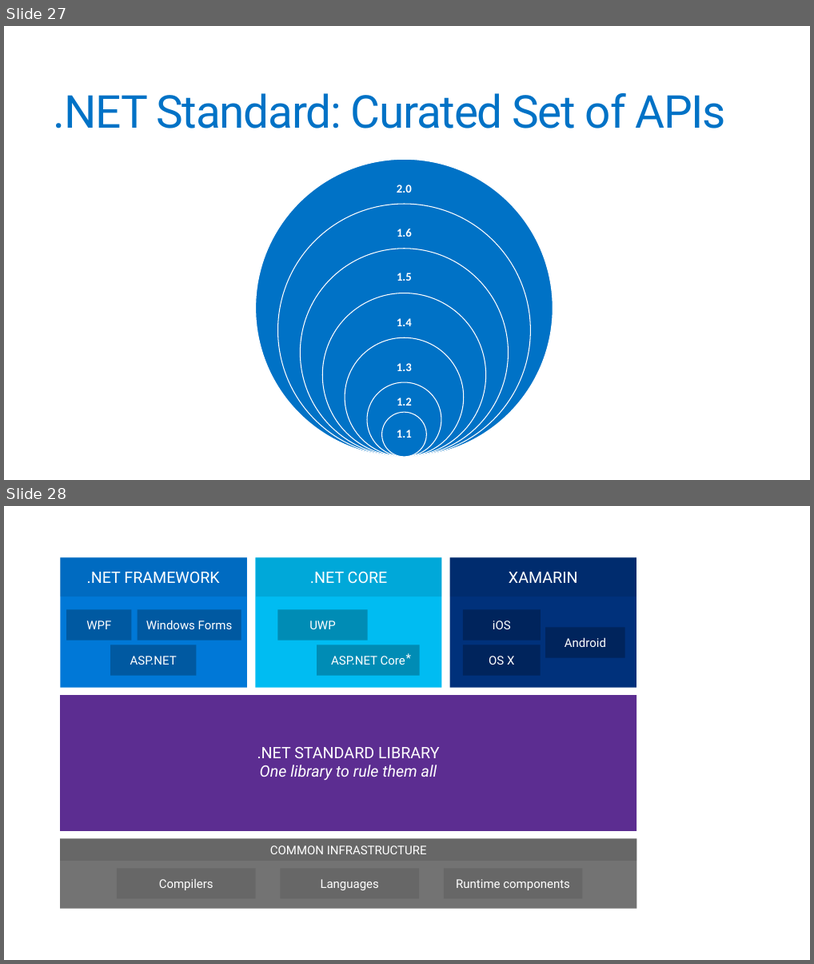
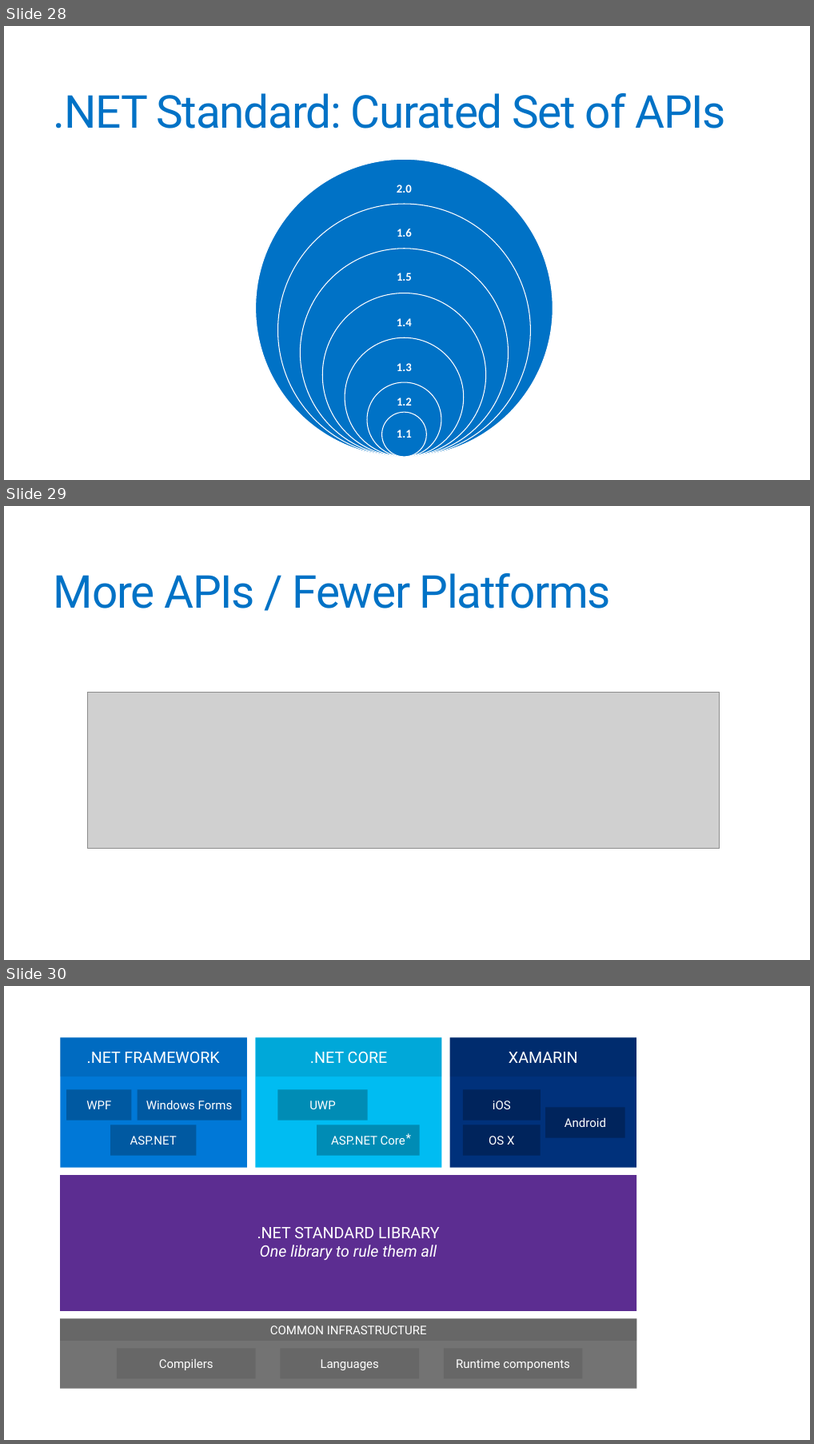
Before and after one commit to jonathantower/dotnet-standard, a slide deck: slides.pptx. Shown one above the other, each under a label of ours: slides 27 and 28 before the commit, slides 28, 29 and 30 after it. The pictures are 814x964 and 814x1444 pixels, drawn with LibreOffice and Linux fonts; fonts in the diff are those of the drawing; grey boxes stand for pictures. Boxes give left, top, right and bottom in pixels: in the first picture for what was removed or moved away, otherwise in the second. Text is boxed around its words. In the diff, an @@ line names an element or a change of style, - is before the commit and + after.

```diff
--- a/slides.pptx
+++ b/slides.pptx
@@ slide 29 added at (4, 506, 810, 960), background #FFFFFF @@
@@ title added at (54, 573, 611, 608), 54 pt, text #0072C6 @@
+More APIs / Fewer Platforms
@@ picture added at (87, 692, 720, 848) @@
@@ what was slide 27 is now slide 28 @@
@@ what was slide 28 is now slide 30 @@
```
Also in this commit, not shown: 11 slides changed, 5 other slides added, 2 slides removed, 1 other file.
